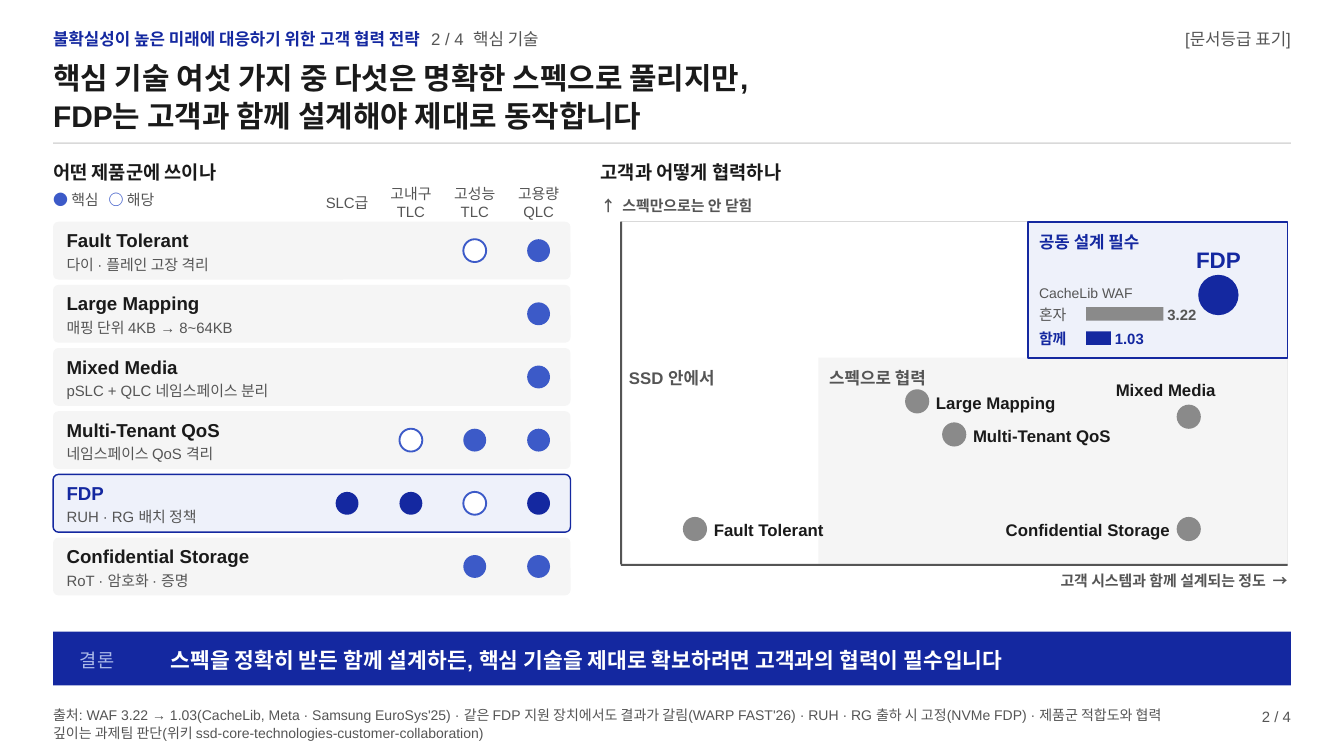
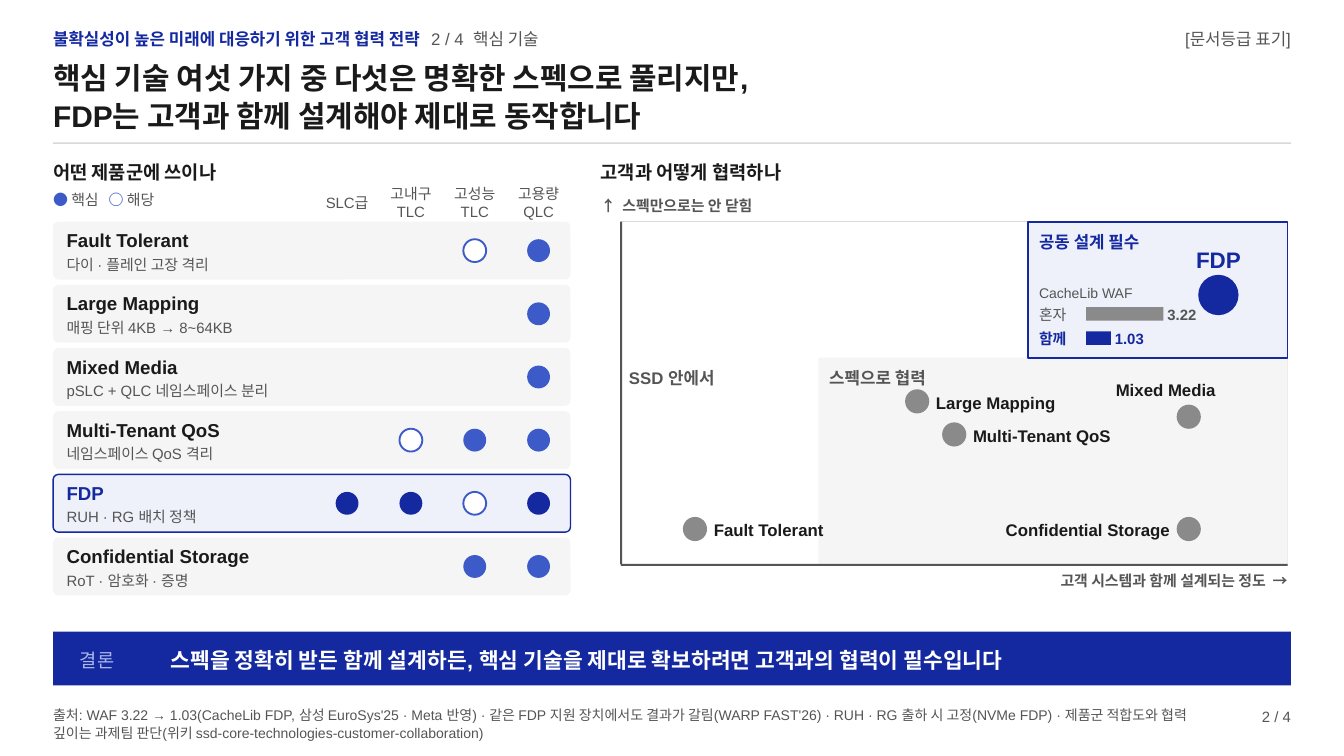
Before and after one commit to k31001/action-learning, a slide deck: slide 2 of outputs/presentation/ssd-future-ready-strategy.pptx. Drawn at 1344x756 pixels with LibreOffice and Linux fonts; fonts in the diff are those of the drawing. Boxes give left, top, right and bottom in pixels: in the first picture for what was removed or moved away, otherwise in the second. Text is boxed around its words. In the diff, an @@ line names an element or a change of style, - is before the commit and + after.

```diff
--- a/outputs/presentation/ssd-future-ready-strategy.pptx
+++ b/outputs/presentation/ssd-future-ready-strategy.pptx
@@ text at [53,708,1187,741]: text changed @@
-출처: WAF 3.22 → 1.03(CacheLib, Meta · Samsung EuroSys'25) · 같은 FDP 지원 장치에서도 결과가 갈림(WARP FAST'26) · RUH · RG 출하 시 고정(NVMe FDP) · 제품군 적합도와 협력 깊이는 과제팀 판단(위키 ssd-core-technologies-customer-collaboration)
+출처: WAF 3.22 → 1.03(CacheLib FDP, 삼성 EuroSys'25 · Meta 반영) · 같은 FDP 지원 장치에서도 결과가 갈림(WARP FAST'26) · RUH · RG 출하 시 고정(NVMe FDP) · 제품군 적합도와 협력 깊이는 과제팀 판단(위키 ssd-core-technologies-customer-collaboration)
```
Also in this commit, not shown: 1 other slide changed, 22 other files.
